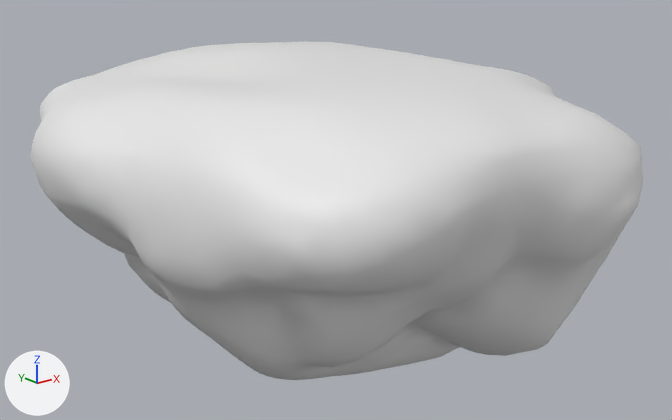
One commit to the FBX model Avella Valley/Assets/Models/island/Island.fbx: the scene before it, then after it.
One viewpoint serves both versions: a 50 mm lens placed at (-74.7, -101.9, 61.6), pointed at (2.8, -5.0, 22.8). Lighting does not change. The marker at lower left points along +X, +Y and +Z. Where no turn or scale is listed for an object, it has been applied to the vertices.

The first picture shows 'Island'.
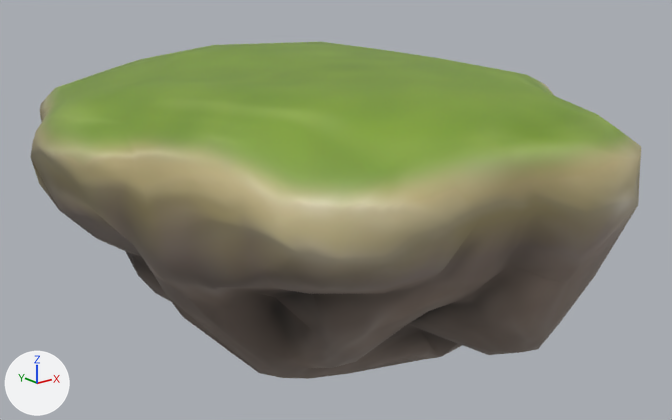
Patch to the scene script:
```diff
--- a/Avella Valley/Assets/Models/island/Island.fbx.py
+++ b/Avella Valley/Assets/Models/island/Island.fbx.py
@@ img_rocks_lp_albedo_png @@
+img_rocks_lp_albedo_png = load_image('Rocks_LP_Albedo.png', 'Rocks_LP_Albedo.png', 1024, 1024, 'sRGB')
@@ mat_material_001 @@
 mat_material_001 = principled_material('Material.001')
-mat_material_001.base_color = (0.8, 0.8, 0.8)  # white #e7e7e7
+mat_material_001.texture = img_rocks_lp_albedo_png
 mat_material_001.roughness = 0.483
```

Boxes (x1, y1, x2, y2) around the edits, measured in the pictures (672 x 420 px):
'Island', surface changed: (31, 42, 643, 380) in both
